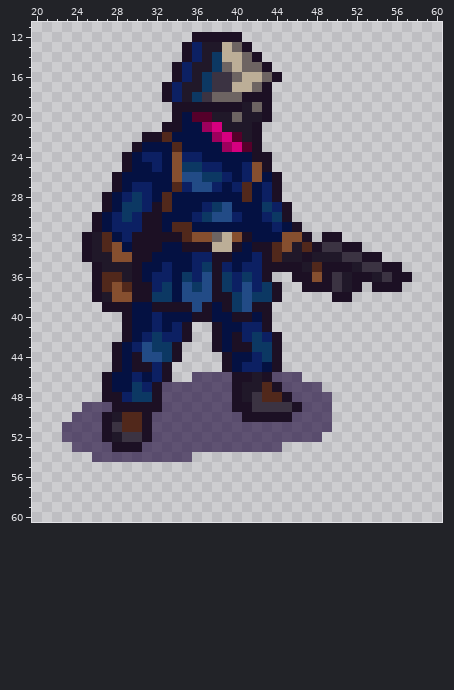
One commit to this sprite sheet: images/units/Imperial_Army/mechanic.png. This is how it looked before the edit.
The file is 72x72 pixels. Shown: x 20..60, y 11..60.
The same view after the edit:
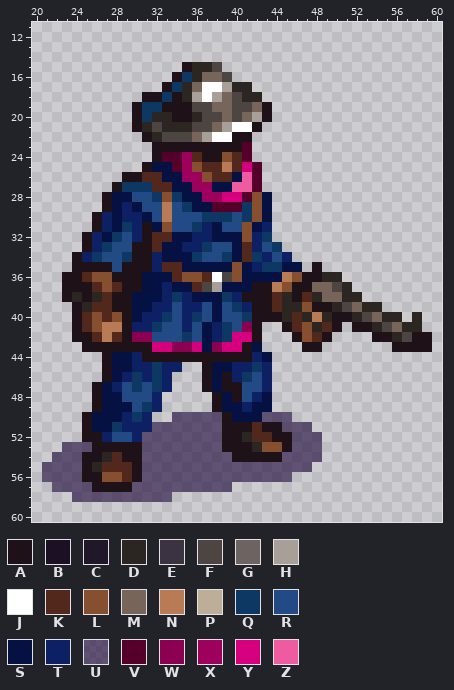
Palette (. is transparent): A #1f1118  B #1c1024  C #201829  D #2c2623  E #3b3342  F #4d4541  G #6d6462  H #a8a098  J #ffffff  K #51281b  L #864f2f  M #78655a  N #b97a56  P #bcae97  Q #0c3863  R #224b86  S #041142  T #0c2063  U #16003499  V #55002a  W #8c0051  X #9e005d  Y #d6007f  Z #ef5ba1
Difference:
Changed rows in their new state; - is an unchanged pixel.
first column x 21:
12 ---------------.....-------------------
13 --------------.......------------------
14 --------------........-----------------
15 -------------.ADDF.....----------------
16 -------------AQDMMF.....---------------
17 ------------AQDMJJHDD..----------------
18 ----------AAQADHJHMFDD.----------------
19 ---------AQQAAAFFMMFFMA----------------
20 ---------AQDDAADFFMFMHA----------------
21 ---------ADFDDDFFMHJJA-----------------
22 ----------ADFFFMHJJAA.-----------------
23 ---------..AAAAAAAAA-.-----------------
24 --------...AVVXKAALKV..----------------
25 --------..AS-VXLKKNKYV.----------------
26 -------.AAKK-SXXLKK-ZV..---------------
27 -------AQQQKKSSXXS-ZZV..---------------
28 ------A-SRRQLQ--XXYYVLS.---------------
29 ------A-TSRRNRQ-SVVVQLS..--------------
30 -----ATST-SRNRRR-QQRQLS..--------------
31 -----ATSQ-ASLRRQT-RRL-T...-------------
32 ----ATSQRTAKKSSTTSSSLTQ....-..---------
33 ----ATQRRAAK--TTQRRSKTRQ........-------
34 ---ATQRRQAAT---QRRQ-KQTRT.........-----
35 ---AAAARAAATKK-SSSSLS-QQSS.A........---
36 --AAKLLAAA-SSKLLKJFLSSSSNLAADD.......--
37 --AAAKLKAASST-SKFHSSSAANLAAMMFD.-...---
38 --ADADKAASSSTQTSSSQTAAAKDAKDMMDD-------
39 ---ADKKAA--TTRTTR-R-TAAKDDLAADFMDD-----
40 ---AKLKLA-T-QRTQR-RRQAAADKDNDAADFMDD-D-
41 ---AKLNNATTQRRTRSTQRWA.-AKLDKA-AADFMDD-
42 ---AAKNKAWWRRRQRSTQYYA..-ALKA----AADFAA
43 ----AAAAAAAYYWWYSWYYAS..--AA-------AAAA
44 ------AS-TAAAAAAAAAAA-S.---------------
45 ------AS-TTQTT--ASST-QT.---------------
46 ------A-TQTQT--.ASATQRT...-------------
47 -----ASTR-RQT...ASAARRT.....-----------
48 -----ASSRRRT.....ASARTS......----------
49 ----.ASSSRQT.....ASSTSS......----------
50 ---.ASSSTQT..-----ASSSUUU....----------
51 --..ASSQTTT-------AAAKAA---..----------
52 --..AATRRTU-------AADKKAA--------------
53 --U--AAAAA--------AAADLLAUUU-----------
54 -UUUAADKAA-----UUUUAAAAAUUUU-----------
55 UUUUADKKKAUUUUUUUUUUUUUUUUU------------
56 UUUUAALLKAUUUUUUUUUUUUUUU--------------
57 -UUUUAAAAUUUUUUUUUU--------------------
58 ---UUUUUUUUUU--------------------------
Where, in picture pixels (left, top, right, bottom), the same in both pictures:
changed: (42, 32, 432, 502)
